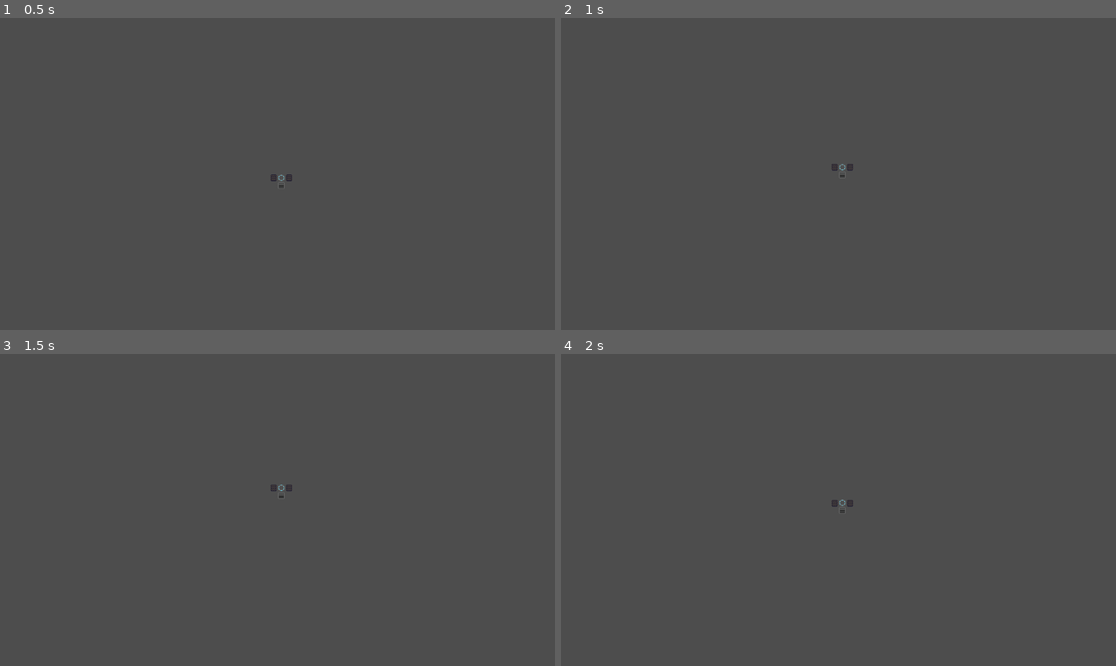
Above: before the commit, frames 1-4 (two rows, left to right).
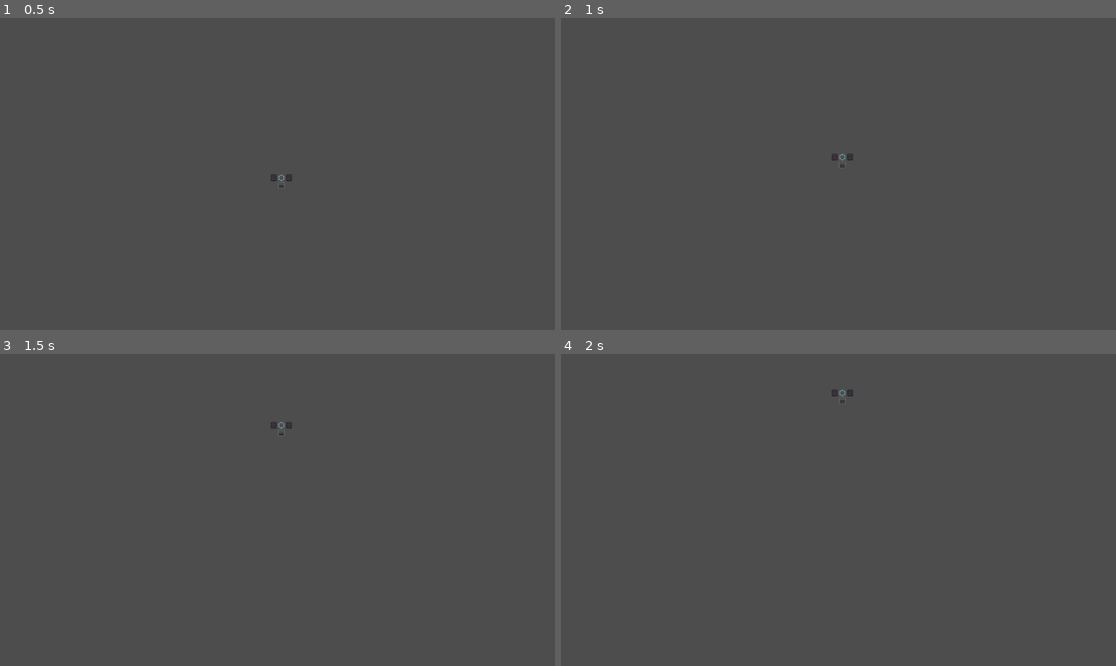
Above: after the commit, the same moments.

Repository: CaptEug/object703
Game: Godot game, scene res://testground.tscn
Two runs of this game, one before a commit and one after it. Both use one fixed random seed, a clock stepped at 60 frames per second and the inputs below.
Inputs (mouse positions are in pixels of both pictures, inside the frame that each line leads up to):
- Up to frame 1 (0.5 s): no input
- Up to frame 2 (1 s): tap Enter at 0.5 s; move the mouse to (960, 158) at 0.52 s; hold W (FORWARD) from 0.53 s (still down)
- Up to frame 3 (1.5 s): move the mouse to (166, 525) at 1.27 s; release W (FORWARD) at 1.28 s; hold S (BACKWARD) from 1.28 s (still down)
- Up to frame 4 (2 s): keep holding S (BACKWARD)

Frame 1 is identical in both runs. In frame 2, less than 0.1% of the frame differs, in the area x 48-53%, y 43-51%; in frame 3, less than 0.1%; in frame 4, less than 0.1%, in the area x 48-53%, y 11-52%.

Commit message:
2025/5/26 18:24

Diff:
--- a/terrains/terrain.gd
+++ b/terrains/terrain.gd
@@ -1,9 +1,22 @@
 class_name Terrain
-extends Node
+extends Area2D
 
 func _ready():
 	add_to_group('terrains')
+	monitoring = true
+	body_entered.connect(_on_body_entered)
+	body_exited.connect(_on_body_exited)
 	pass
+
+func _on_body_entered(body: Node):
+	if body is Vehicle:
+		body.set_total_track_liner_damp(get_liner_damp())
+	print(1)
+
+# 当物体离开区域
+func _on_body_exited(body: Node):
+	if body is Vehicle:
+		body.set_total_track_liner_damp(0.1)
 
 func stop_liner_damp_():
 	var liner_damp = get_liner_damp()
--- a/testground.tscn
+++ b/testground.tscn
@@ -1,10 +1,16 @@
-[gd_scene load_steps=3 format=3 uid="uid://dawkb0e8tm4e8"]
+[gd_scene load_steps=4 format=3 uid="uid://dawkb0e8tm4e8"]
 
 [ext_resource type="PackedScene" uid="uid://bna702djki3qu" path="res://vehicles/object1.tscn" id="1_6fv6v"]
 [ext_resource type="Script" uid="uid://cyx535jfne5jh" path="res://testground.gd" id="1_m32x0"]
 
-[node name="Testground" type="Node2D" groups=["terrains"]]
+[sub_resource type="RectangleShape2D" id="RectangleShape2D_m32x0"]
+size = Vector2(335, 266)
+
+[node name="Testground" type="Area2D"]
 script = ExtResource("1_m32x0")
+
+[node name="CollisionShape2D" type="CollisionShape2D" parent="."]
+shape = SubResource("RectangleShape2D_m32x0")
 
 [node name="Object1" parent="." instance=ExtResource("1_6fv6v")]
 
--- a/vehicles/object_1.gd
+++ b/vehicles/object_1.gd
@@ -5,7 +5,7 @@
 func _ready():
 	super._ready()
 	total_power = self.get_total_engine_power()
-	self.set_total_track_liner_damp()
+	self.set_total_track_liner_damp(0.1)
 
 # Called every frame. 'delta' is the elapsed time since the previous frame.
 func _process(delta):
--- a/vehicles/vehicle.gd
+++ b/vehicles/vehicle.gd
@@ -30,15 +30,11 @@
 			total_power += engine.power
 	return total_power
 
-func set_total_track_liner_damp():
-	for terrain in get_tree().get_nodes_in_group('terrains'):
-		if terrain.is_inside_tree() and is_instance_valid(terrain):
-			var terrain_damp = terrain.stop_liner_damp_()
-			for track in get_tree().get_nodes_in_group("tracks"):
-				if track.is_inside_tree() and is_instance_valid(track):
-					track.stopped_damp = terrain_damp
-					track.set_liner_damp()
-			break
+func set_total_track_liner_damp(damp):
+	for track in get_tree().get_nodes_in_group("tracks"):
+		if track.is_inside_tree() and is_instance_valid(track):
+			track.stopped_damp = damp
+			track.set_liner_damp()
 
 
 
